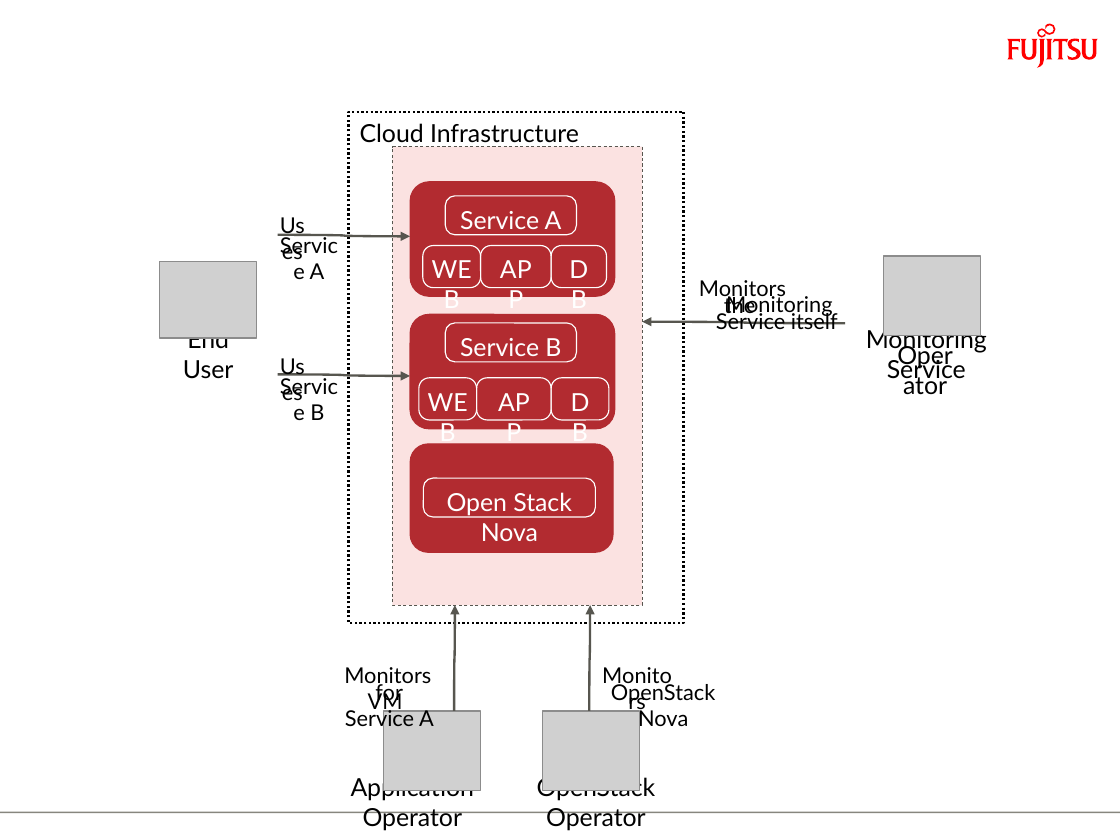
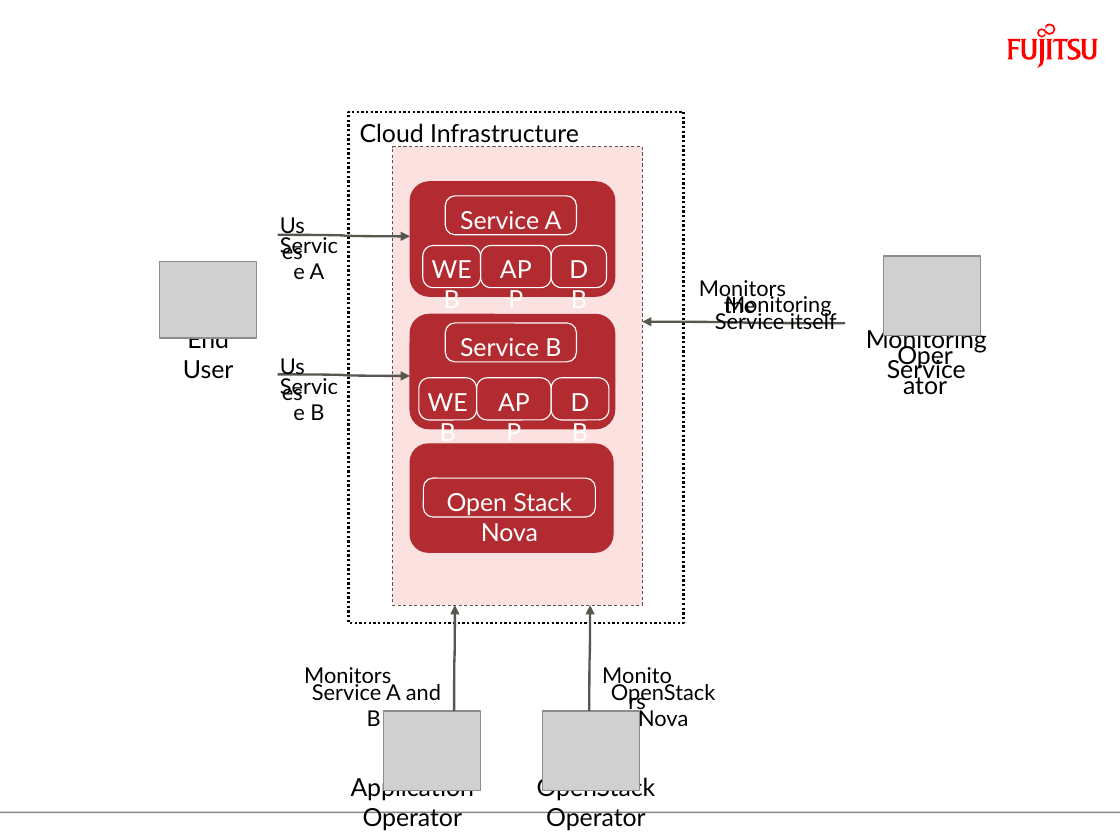
Before and after one commit to FujitsuEnablingSoftwareTechnologyGmbH/cmm-documentation, a slide deck: slide 2 of DocSources/images/overview-br.pptx. Drawn at 1120x840 pixels with LibreOffice and Linux fonts; fonts in the diff are those of the drawing; grey boxes stand for pictures; background and template pictures are left out. Boxes give left, top, right and bottom in pixels: in the first picture for what was removed or moved away, otherwise in the second. Text is boxed around its words. In the diff, an @@ line names an element or a change of style, - is before the commit and + after.

```diff
--- a/DocSources/images/overview-br.pptx
+++ b/DocSources/images/overview-br.pptx
@@ text at (304, 667, 391, 688): text changed @@
-Monitors VM
+Monitors
@@ text at (312, 681, 441, 726): text changed @@
-for Service A
+Service A and B
```
Also in this commit, not shown: 13 other files.
